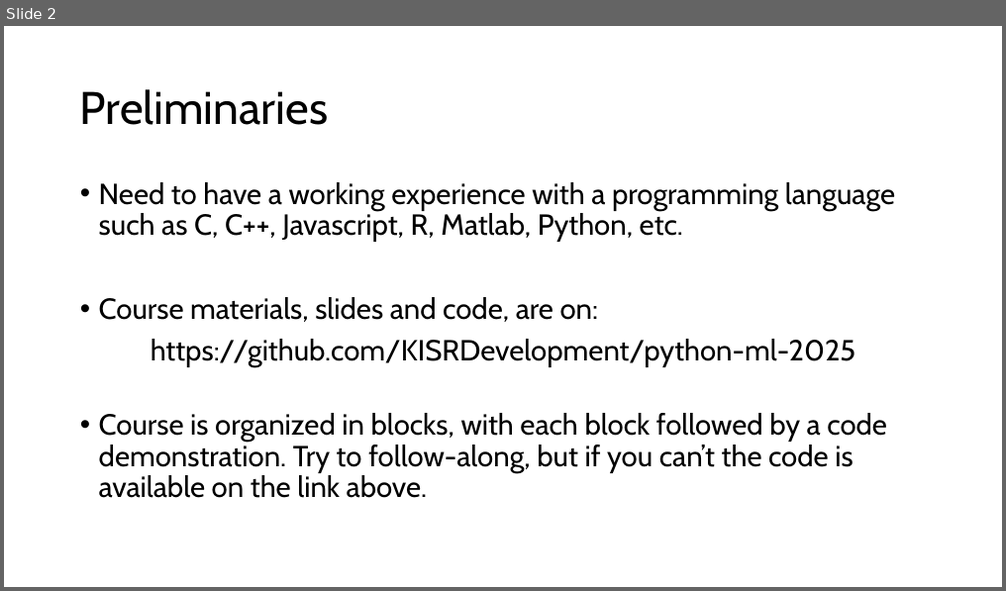
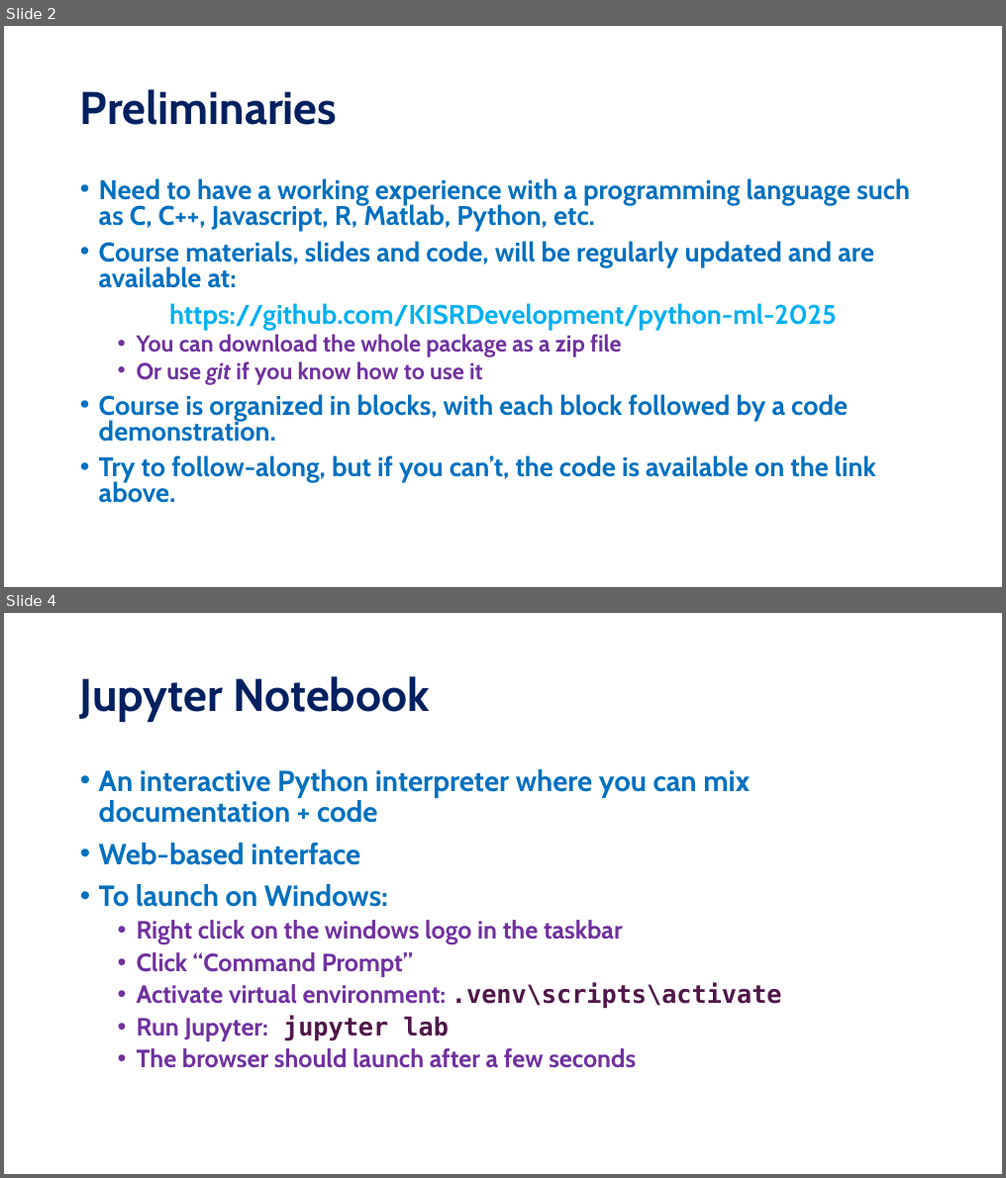
Before and after one commit to KISRDevelopment/python-ml-2025, a slide deck: slides/org.pptx. Shown one above the other, each under a label of ours: slide 2 before the commit, slides 2 and 4 after it; the slides between them are not shown. The pictures are 1006x591 and 1006x1178 pixels, drawn with LibreOffice and Linux fonts; fonts in the diff are those of the drawing. Boxes give left, top, right and bottom in pixels: in the first picture for what was removed or moved away, otherwise in the second. Text is boxed around its words. In the diff, an @@ line names an element or a change of style, - is before the commit and + after.

```diff
--- a/slides/org.pptx
+++ b/slides/org.pptx
@@ slide 4 added at box(4, 613, 1002, 1174), background #FFFFFF @@
@@ title added at box(80, 676, 429, 722), 44 pt, text #002060, bold @@
+Jupyter Notebook
@@ text added at box(99, 769, 782, 1068), 24 pt, text #7030A0, bold @@
+• An interactive Python interpreter where you can mix documentation + code
+• Web-based interface
+• To launch on Windows:
+  • Right click on the windows logo in the taskbar
+  • Click “Command Prompt”
+  • Activate virtual environment: .venv\scripts\activate
+  • Run Jupyter: jupyter lab
+  • The browser should launch after a few seconds
@@ slide 2 changed as well @@
@@ title "Preliminaries" at box(80, 89, 337, 125): text colour #000000 to #002060, bold on @@
@@ text at box(99, 178, 910, 330): size 28 to 25.9 pt, bold on in "Need to have a working experience with ...", "https://github.com/KISRDevelopment/python-ml-2025"; text colour #000000 to #0070C0 in "Need to have a working experience with ..."; text colour #000000 to #00B0F0 in "https://github.com/KISRDevelopment/python-ml-2025"; line spacing 0.9 to 0.8 @@
@@ text at box(99, 241, 874, 288): text changed; size 28 to 25.9 pt; text colour #000000 to #0070C0; bold on @@
-• Course materials, slides and code, are on:
+• Course materials, slides and code, will be regularly updated and are available at:
@@ text at box(99, 334, 876, 503): text changed; size 28 to 25.9 pt; text colour #000000 to #0070C0; bold on @@
-• Course is organized in blocks, with each block followed by a code demonstration. Try to follow-along, but if you can’t the code is available on the link above.
+  • You can download the whole package as a zip file
+  • Or use git if you know how to use it
+• Course is organized in blocks, with each block followed by a code demonstration.
+• Try to follow-along, but if you can’t, the code is available on the link above.
```
Also in this commit, not shown: 1 other slide changed, 1 other slide added, 1 other file.
